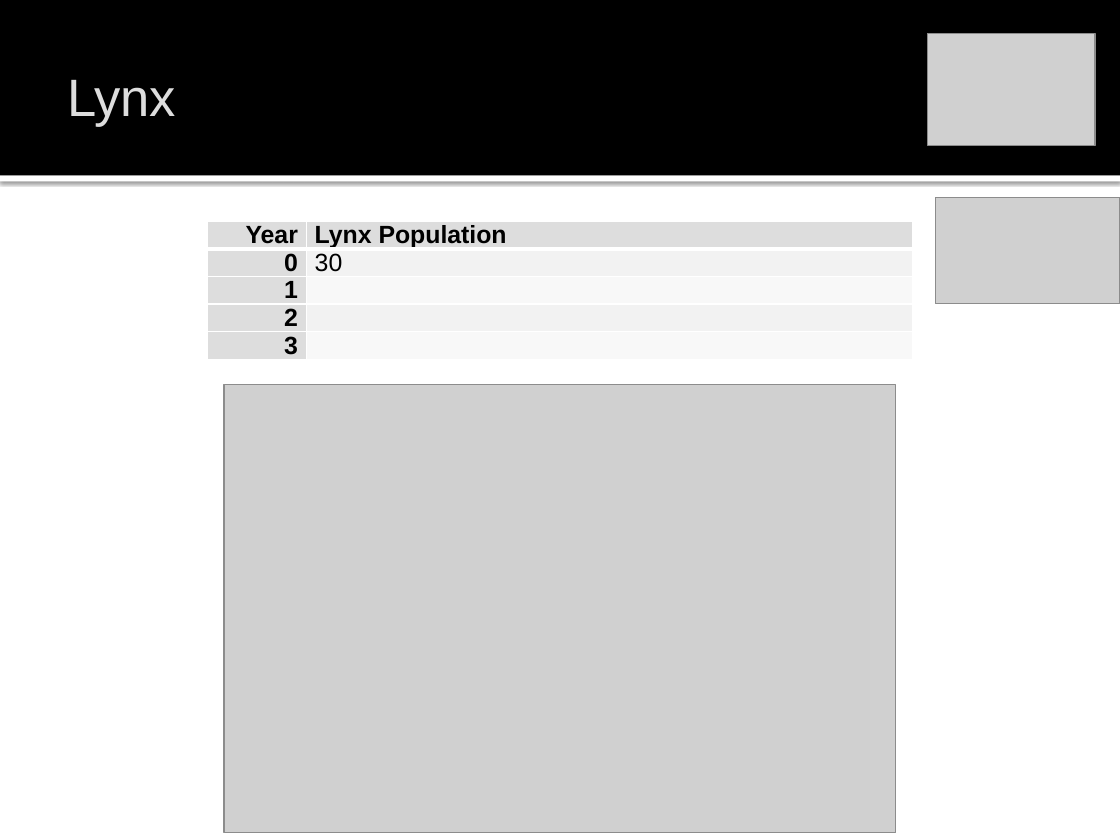
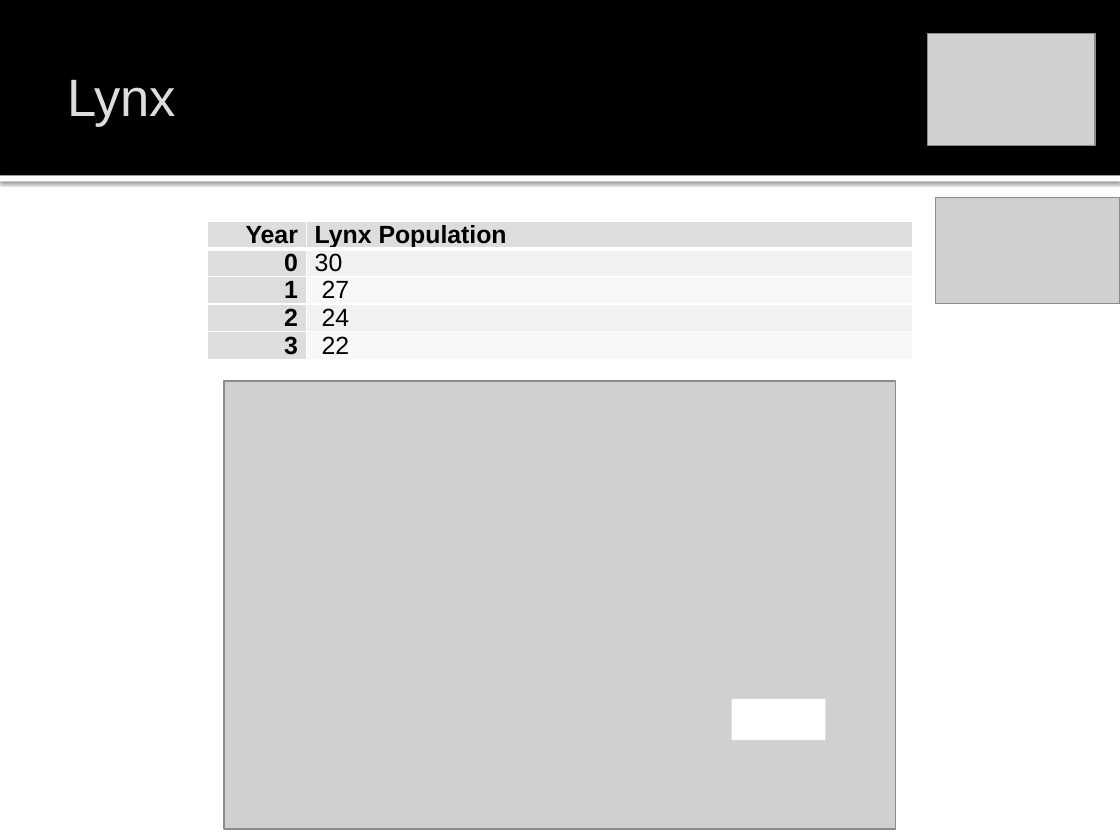
Before and after one commit to john-s-butler-dit/Maths-in-the-Wild, a slide deck: slide 25 of 01_Predator_Prey/Maths_in_the_Wild_Predator_Prey.pptx (slide 17 before the commit). Drawn at 1120x840 pixels with LibreOffice and Linux fonts; fonts in the diff are those of the drawing; grey boxes stand for pictures; background and template pictures are left out. Boxes give left, top, right and bottom in pixels: in the first picture for what was removed or moved away, otherwise in the second. Text is boxed around its words. In the diff, an @@ line names an element or a change of style, - is before the commit and + after.

```diff
--- a/01_Predator_Prey/Maths_in_the_Wild_Predator_Prey.pptx
+++ b/01_Predator_Prey/Maths_in_the_Wild_Predator_Prey.pptx
@@ table at [207,221,914,370] @@
-row 3, column 2: 
+row 3, column 2: 27
-row 4, column 2: 
+row 4, column 2: 24
-row 5, column 2: 
+row 5, column 2: 22
@@ picture: place and size @@
-picture at [224,385,896,833]
+picture at [224,381,896,829]
@@ rectangle added at [731,699,825,740], fill #FFFFFF @@
```
Also in this commit, not shown: 8 other slides changed, 9 slides added, 1 slide removed, 33 other files.
